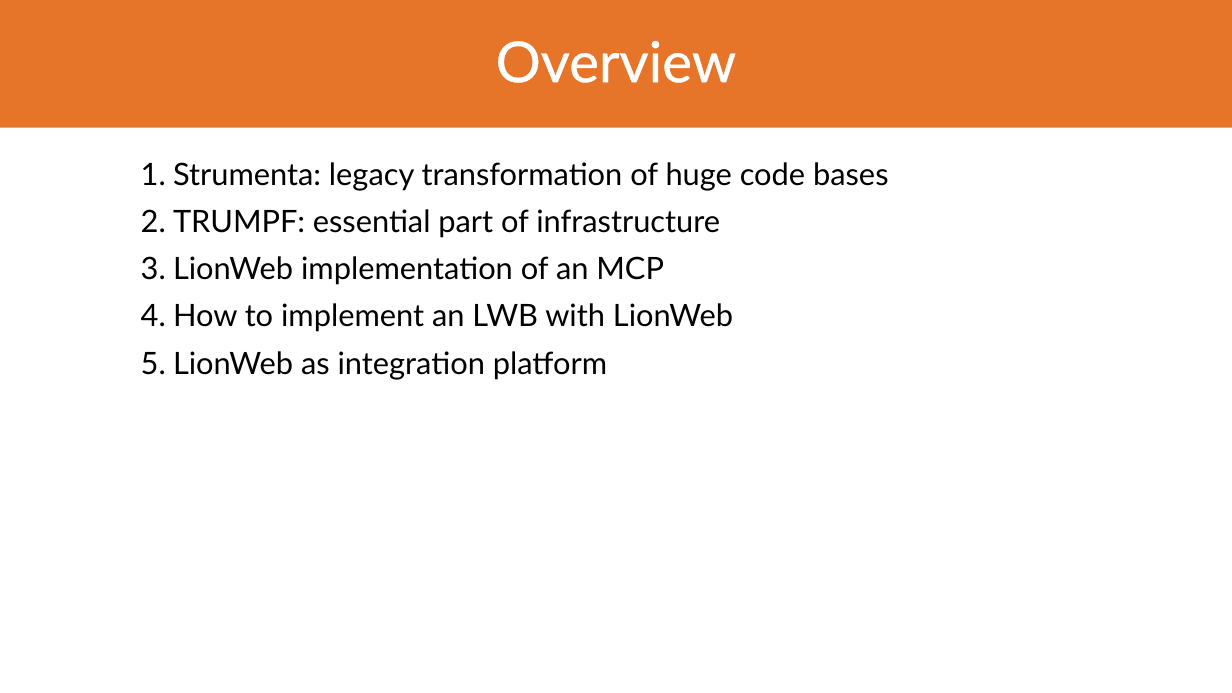
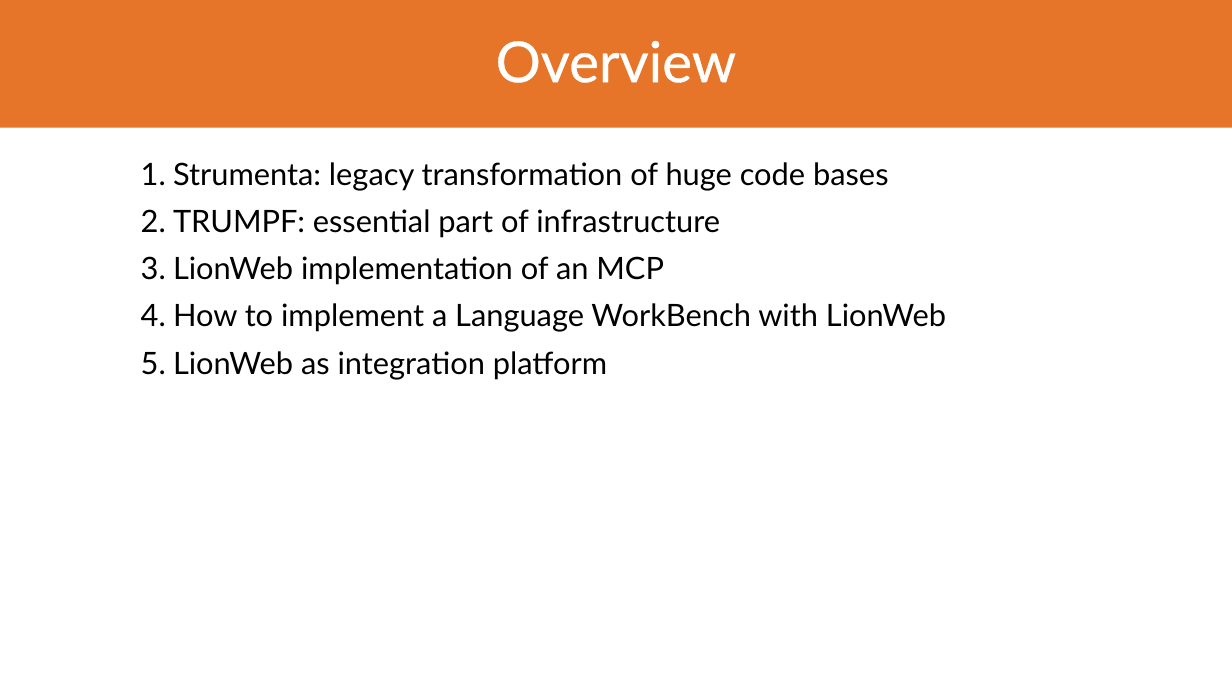
Before and after one commit to LionWeb-io/specification, a slide deck: slide 12 of conference-talks/LangDev/2026/LangDev 2026 Talk.pptx. Drawn at 1232x693 pixels with LibreOffice and Linux fonts; fonts in the diff are those of the drawing; background and template pictures are left out. Boxes give left, top, right and bottom in pixels: in the first picture for what was removed or moved away, otherwise in the second. Text is boxed around its words. In the diff, an @@ line names an element or a change of style, - is before the commit and + after.

```diff
--- a/conference-talks/LangDev/2026/LangDev 2026 Talk.pptx
+++ b/conference-talks/LangDev/2026/LangDev 2026 Talk.pptx
@@ text at (x1=173, y1=303, x2=946, y2=332): text changed @@
-  4. How to implement an LWB with LionWeb
+  4. How to implement a Language WorkBench with LionWeb
```
Also in this commit, not shown: 2 other slides changed, 2 other files.
